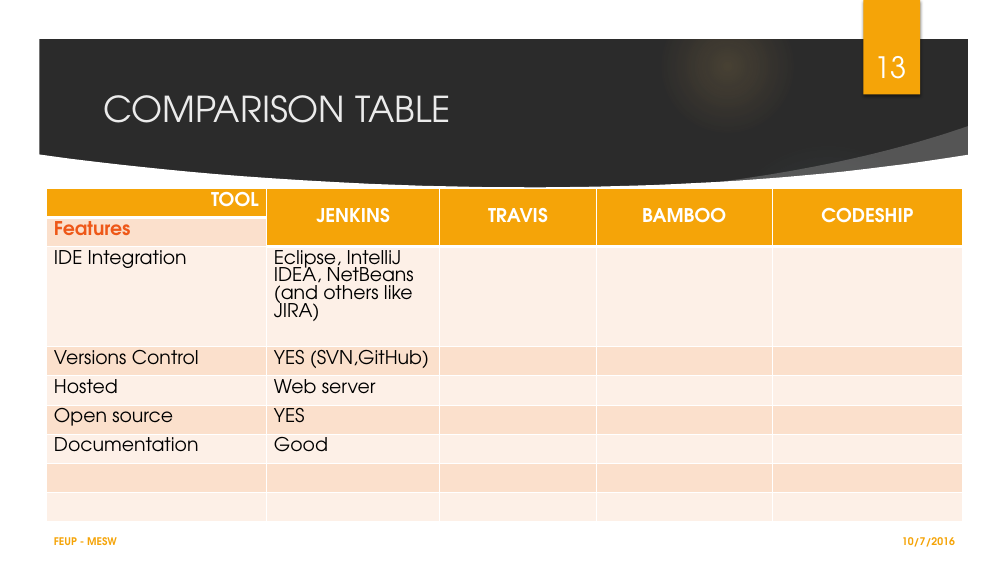
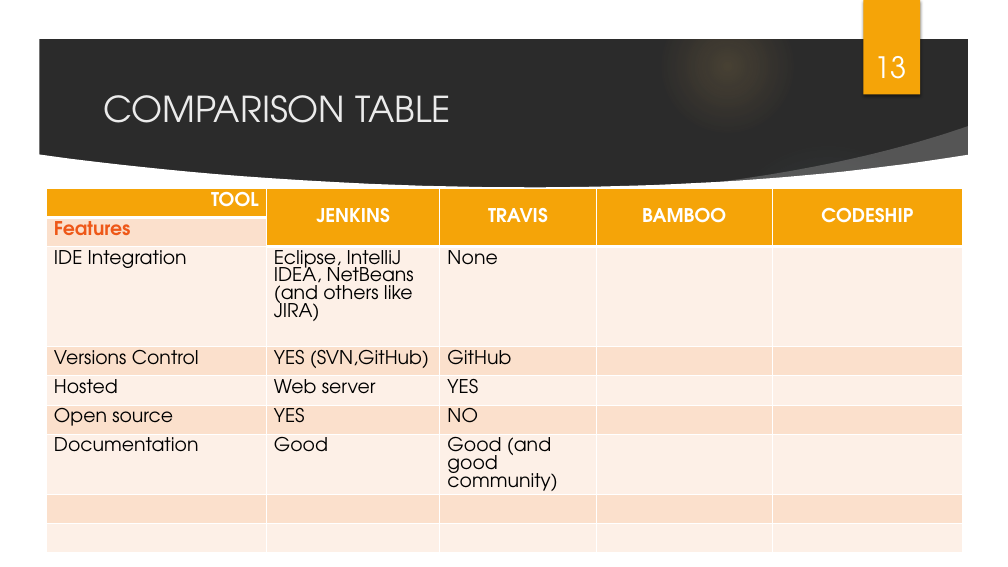
Before and after one commit to LESTeamC/CONTINUOUS_INTEGRATION, a slide deck: slide 13 of CI_TEAMC.pptx. Drawn at 1008x567 pixels with LibreOffice and Linux fonts; fonts in the diff are those of the drawing; background and template pictures are left out; a plain dark background stands for a picture behind light text. Boxes give left, top, right and bottom in pixels: in the first picture for what was removed or moved away, otherwise in the second. Text is boxed around its words. In the diff, an @@ line names an element or a change of style, - is before the commit and + after.

Commit message:
Updated Table for Travis CI

```diff
--- a/CI_TEAMC.pptx
+++ b/CI_TEAMC.pptx
@@ table at <box>46,188,962,567</box> @@
-row 3, column 3: 
+row 3, column 3: None
-row 4, column 3: 
+row 4, column 3: GitHub
-row 5, column 3: 
+row 5, column 3: YES
-row 6, column 3: 
+row 6, column 3: NO
-row 7, column 3: 
+row 7, column 3: Good (and good community)
```
Also in this commit, not shown: 5 other slides changed.
